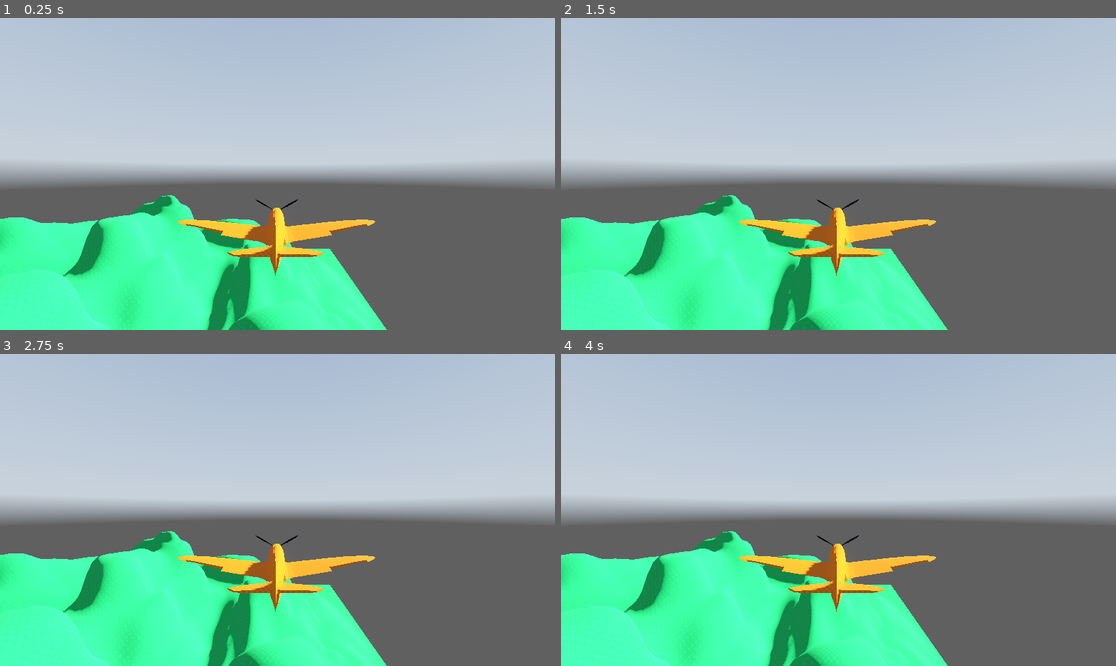
Above: before the commit, frames 1-4 (two rows, left to right).
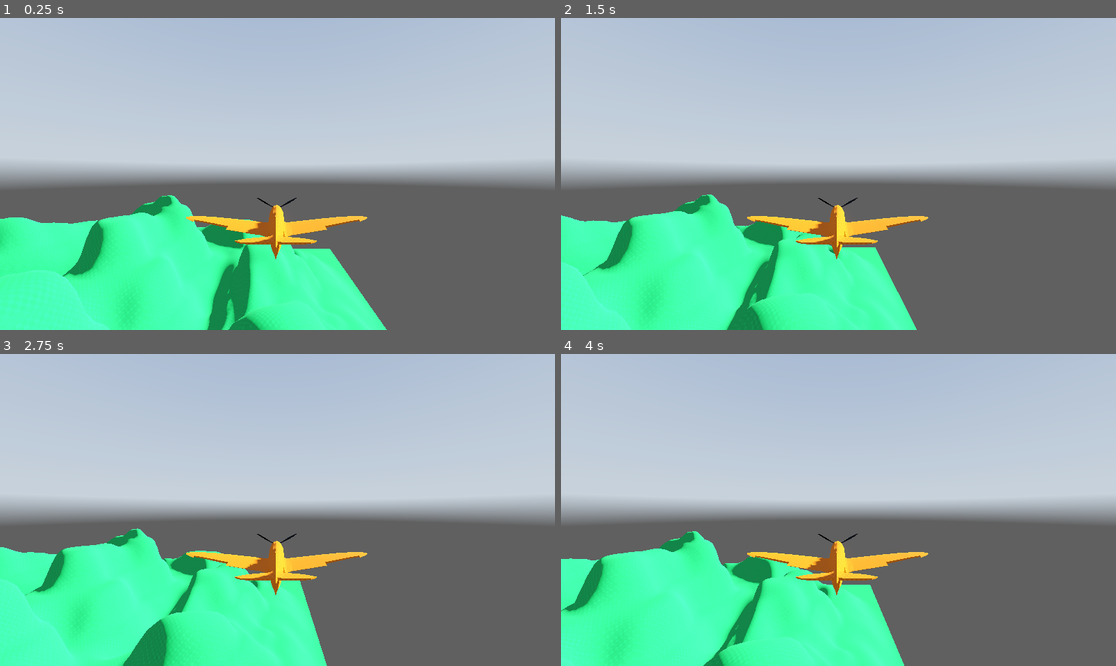
Above: after the commit, the same moments.

Repository: Monkeytonk115/godot-dogfight
Game: Godot game, scene res://scenes/main.tscn
Same seed, same stepped clock (60 frames per second), same inputs: the game is played once before the commit and once after it. A sky picture missing from this copy of the repository is replaced by a grey-blue gradient.
Inputs:
- Up to frame 1 (0.25 s): no input
- Up to frame 2 (1.5 s): tap Enter at 0.5 s; hold Right (ui_right) 0.53-1.28 s; hold Down (ui_down) from 1.28 s (still down)
- Up to frame 3 (2.75 s): release Down (ui_down) at 2.03 s; hold Right (ui_right) from 2.03 s (still down)
- Up to frame 4 (4 s): release Right (ui_right) at 2.78 s; hold Up (ui_up) 2.78-3.53 s; hold Left (ui_left) from 3.53 s (still down)

The runs differ from the first frame. In frame 1, 1.8% of the frame differs, in the area x 4-68%, y 57-100%; in frame 2, 11%; in frame 3, 13%, in the area x 0-70%, y 55-100%; in frame 4, 13%.

Commit message:
plane move

Diff:
--- /dev/null
+++ b/scenes/action/spitfire_action.gd
@@ -0,0 +1,23 @@
+extends CharacterBody3D
+
+
+const SPEED = 80
+
+# Get the gravity from the project settings to be synced with RigidBody nodes.
+var gravity = ProjectSettings.get_setting("physics/3d/default_gravity")
+
+
+func _physics_process(delta):
+
+	# Get the input direction and handle the movement/deceleration.
+	# As good practice, you should replace UI actions with custom gameplay actions.
+	var input_dir = Input.get_vector("ui_left", "ui_right", "ui_up", "ui_down")
+	var direction = (transform.basis * Vector3(input_dir.x, 0, input_dir.y)).normalized()
+	if direction:
+		velocity.x = direction.x * SPEED
+		velocity.z = direction.z * SPEED
+	else:
+		velocity.x = move_toward(velocity.x, 0, SPEED)
+		velocity.z = move_toward(velocity.z, 0, SPEED)
+
+	move_and_slide()
--- a/scenes/action/spitfire_action.tscn
+++ b/scenes/action/spitfire_action.tscn
@@ -1,12 +1,21 @@
-[gd_scene load_steps=2 format=3 uid="uid://buyv8aje4baa5"]
+[gd_scene load_steps=4 format=3 uid="uid://buyv8aje4baa5"]
 
 [ext_resource type="PackedScene" uid="uid://cuasmippqotiu" path="res://scenes/models/spitfire_model.tscn" id="1_4dkbs"]
+[ext_resource type="Script" path="res://scenes/action/spitfire_action.gd" id="1_npr50"]
 
-[node name="spitfire_action" type="Node3D"]
-transform = Transform3D(-4.37114e-08, 0, 1, 0, 1, 0, -1, 0, -4.37114e-08, 0, 0, 0)
+[sub_resource type="CapsuleShape3D" id="CapsuleShape3D_ris3p"]
+radius = 1.40709
+height = 8.27575
+
+[node name="spitfire_action" type="CharacterBody3D"]
+script = ExtResource("1_npr50")
 
 [node name="spitfire" parent="." instance=ExtResource("1_4dkbs")]
-transform = Transform3D(1, 0, 0, 0, 1, 0, 0, 0, 1, -0.978646, -4.075, 0)
+transform = Transform3D(-4.37114e-08, 0, 1, 0, 1, 0, -1, 0, -4.37114e-08, 0, -4.075, 0)
 
 [node name="Camera3D" type="Camera3D" parent="."]
-transform = Transform3D(-4.37114e-08, 0, -1, 0, 1, 0, 1, 0, -4.37114e-08, -9.59216, 2.21018, -4.19287e-07)
+transform = Transform3D(1, 0, -1.06581e-14, 0, 1, 0, 1.06581e-14, 0, 1, 0, 2.21, 9.5)
+
+[node name="CollisionShape3D" type="CollisionShape3D" parent="."]
+transform = Transform3D(1.91069e-15, -4.37114e-08, 1, -1, -4.37114e-08, 0, 4.37114e-08, -1, -4.37114e-08, 0, -0.113, 0.233213)
+shape = SubResource("CapsuleShape3D_ris3p")
